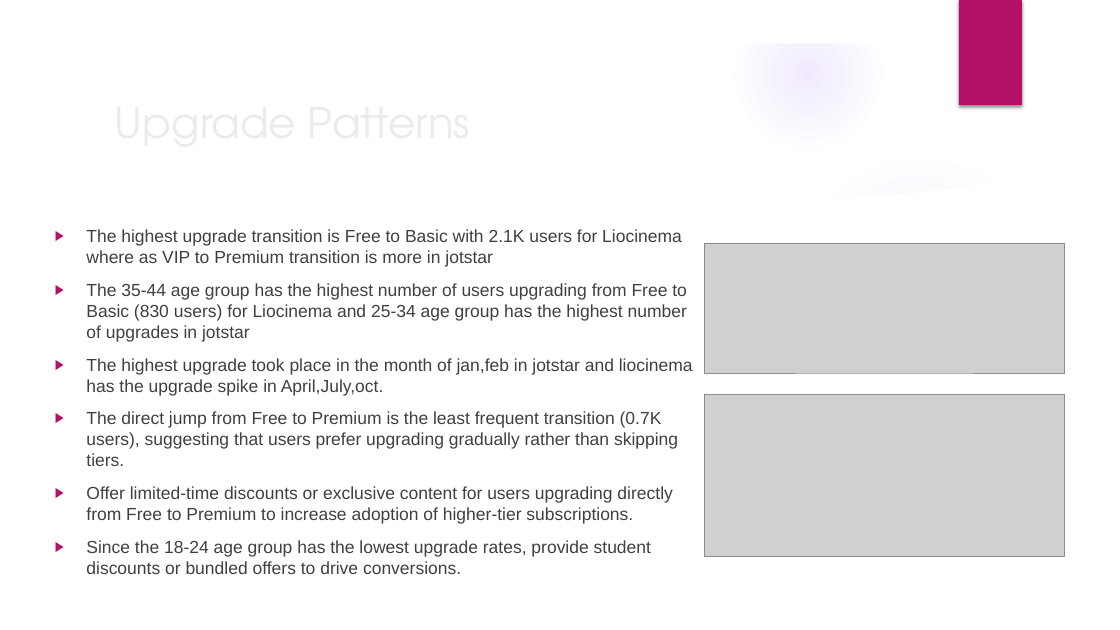
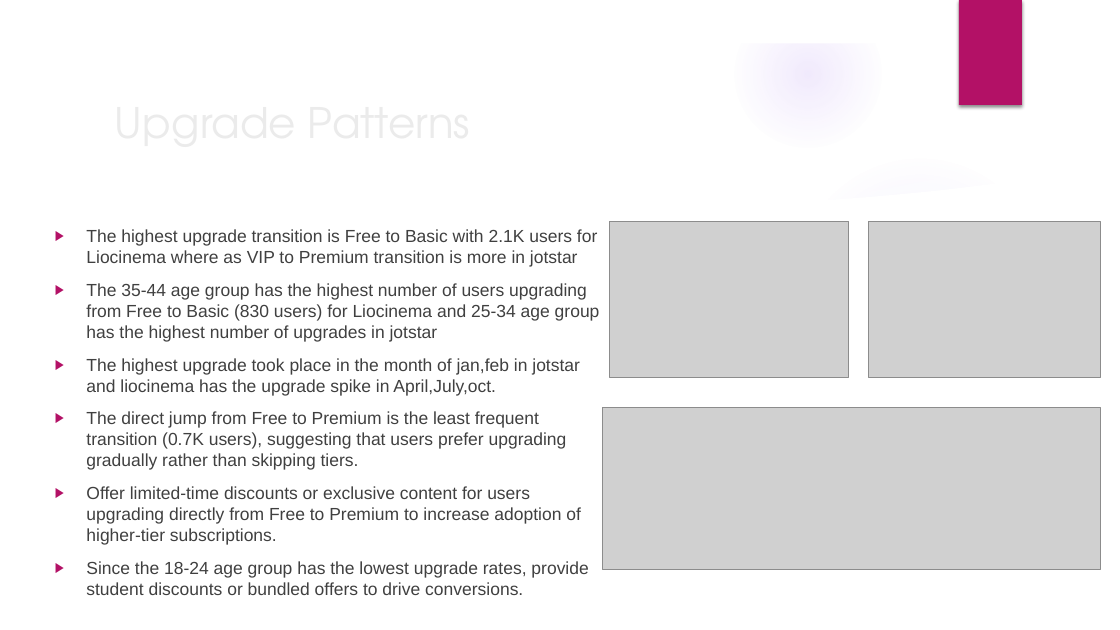
Before and after one commit to monishahensraj/OTT-Analysis, a slide deck: slide 12 of Presentation1.pptx. Drawn at 1120x630 pixels with LibreOffice and Linux fonts; fonts in the diff are those of the drawing; grey boxes stand for pictures; background and template pictures are left out. Boxes give left, top, right and bottom in pixels: in the first picture for what was removed or moved away, otherwise in the second. Text is boxed around its words. In the diff, an @@ line names an element or a change of style, - is before the commit and + after.

```diff
--- a/Presentation1.pptx
+++ b/Presentation1.pptx
@@ text "The highest upgrade transition is ..." rewrapped from bbox=[86, 229, 693, 574] to bbox=[86, 229, 600, 595] @@
@@ picture added at bbox=[610, 221, 849, 377] @@
@@ picture added at bbox=[868, 221, 1100, 377] @@
@@ picture removed at bbox=[705, 243, 1065, 373] @@
@@ picture: place and size @@
-picture at bbox=[705, 395, 1065, 556]
+picture at bbox=[602, 408, 1100, 570]
```
Also in this commit, not shown: 6 other slides changed, 3 other files.
